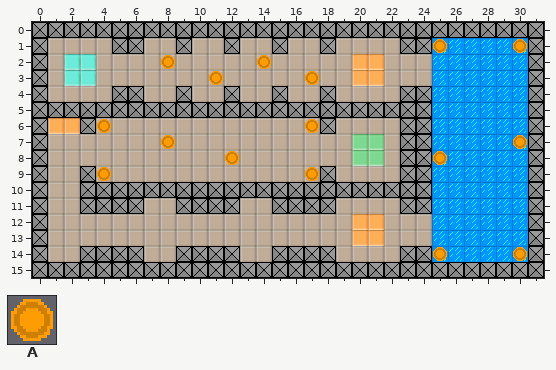
Tiled map, stored at gamex/assets/levels/test3.tmx. The first picture shows the starting point.
Cells are 16x16 px. Shown: x 0..31, y 0..15.
Key: from "tileset": A 6 "coin_single".
_ is an empty cell.
Objects are placed by their top-left corner, in cells (3,4 is the top-left corner of cell 3,4); size is 1x1 cell unless given.
Layers that did not change in this view are not listed.
Layer "Tile Layer 2" before, first column x 0:
 0 ________________________________
 1 _________________________A____A_
 2 ________A_____A_________________
 3 ___________A_____A______________
 4 ________________________________
 5 ________________________________
 6 ____A____________A______________
 7 ________A_____________________A_
 8 ____________A____________A______
 9 ____A____________A______________
10 ________________________________
11 ________________________________
12 ________________________________
13 ________________________________
14 _________________________A____A_
15 ________________________________
And afterwards:
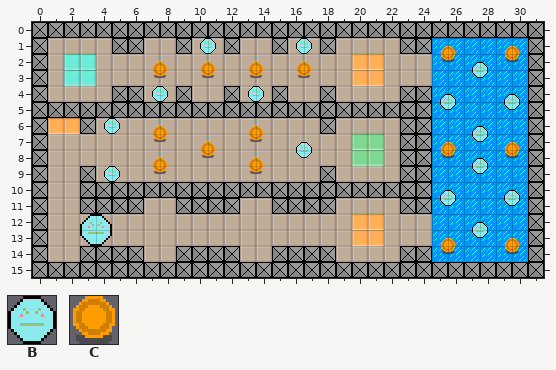
Further tiles: from "tileset": B 8 "ball", C 10 "coin_0".
Changes in this commit:
Layer "Object Layer 1":
added: B "ball" at 10.5,1
added: B "ball" at 16.5,1
added: C "coin" at 29.5,1.5
added: C "coin" at 25.5,1.5
added: B "ball" at 27.5,2.5
added: C "coin" at 7.5,2.5
added: C "coin" at 10.5,2.5
added: C "coin" at 13.5,2.5
added: C "coin" at 16.5,2.5
added: B "ball" at 7.5,4
added: B "ball" at 13.5,4
added: B "ball" at 29.5,4.5
added: B "ball" at 25.5,4.5
added: B "ball" at 4.5,6
added: B "ball" at 27.5,6.5
added: C "coin" at 7.5,6.5
added: C "coin" at 13.5,6.5
added: B "ball" at 16.5,7.5
added: C "coin" at 25.5,7.5
added: C "coin" at 29.5,7.5
added: C "coin" at 10.5,7.5
added: B "ball" at 27.5,8.5
added: C "coin" at 7.5,8.5
added: C "coin" at 13.5,8.5
added: B "ball" at 4.5,9
added: B "ball" at 29.5,10.5
added: B "ball" at 25.5,10.5
added: B "ball" at 27.5,12.5
added: B "ball" at 3,12 size 2x2
added: C "coin" at 29.5,13.5
added: C "coin" at 25.5,13.5
Layer "Tile Layer 2" (removed):
y 1: x 25 A -> _; x 30 A -> _
y 2: x 8 A -> _; x 14 A -> _
y 3: x 11 A -> _; x 17 A -> _
y 6: x 4 A -> _; x 17 A -> _
y 7: x 8 A -> _; x 30 A -> _
y 8: x 12 A -> _; x 25 A -> _
y 9: x 4 A -> _; x 17 A -> _
y 14: x 25 A -> _; x 30 A -> _
